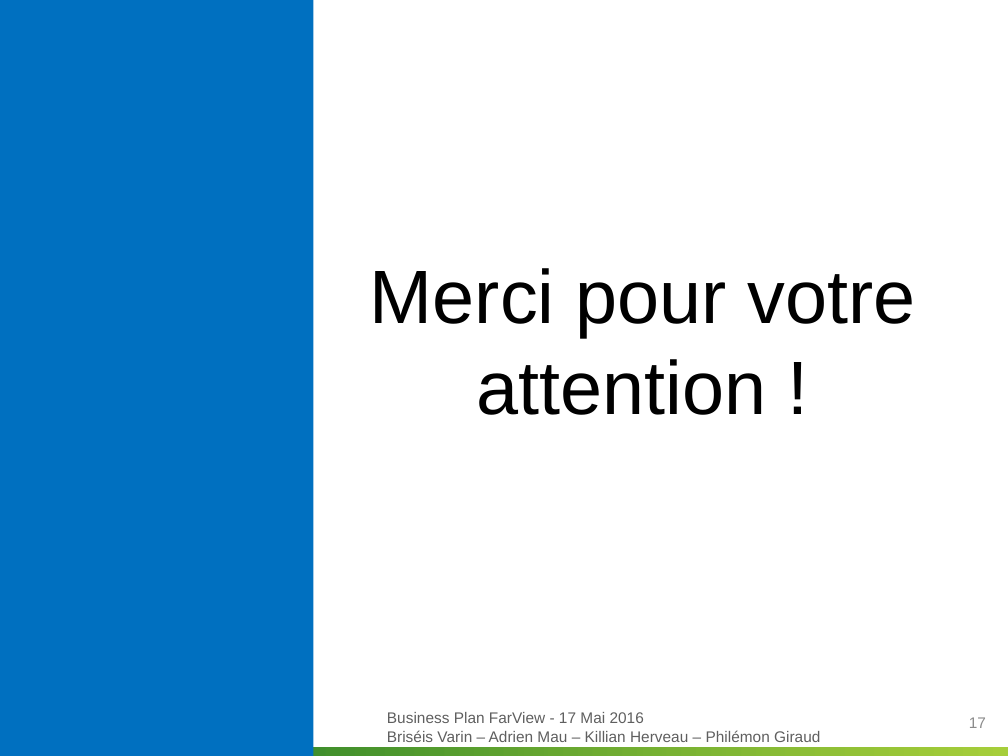
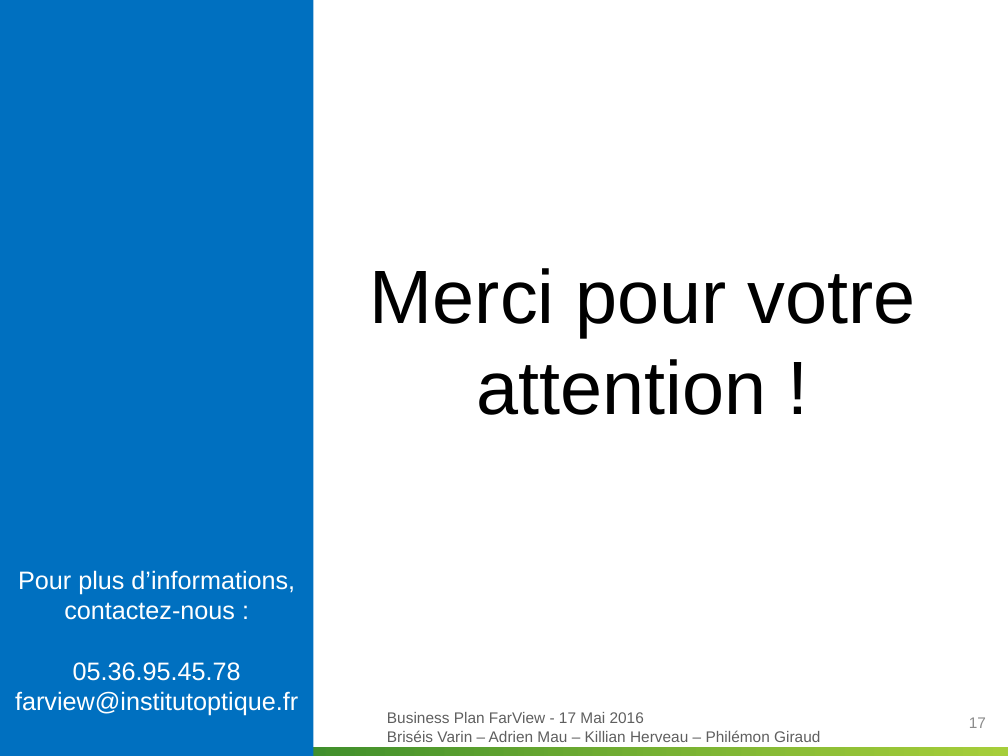
Before and after one commit to Killian-Herveau/PIMS, a slide deck: slide 17 of OppAffaire/Présentation orale/Présentation.pptx. Drawn at 1008x756 pixels with LibreOffice and Linux fonts; fonts in the diff are those of the drawing; background and template pictures are left out. Boxes give left, top, right and bottom in pixels: in the first picture for what was removed or moved away, otherwise in the second. Text is boxed around its words. In the diff, an @@ line names an element or a change of style, - is before the commit and + after.

```diff
--- a/OppAffaire/Présentation orale/Présentation.pptx
+++ b/OppAffaire/Présentation orale/Présentation.pptx
@@ text added at (15,570,298,715), 18 pt, text #FFFFFF @@
+Pour plus d’informations, contactez-nous :
+05.36.95.45.78
+farview@institutoptique.fr
```
Also in this commit, not shown: 8 other slides changed, 1 other file.
